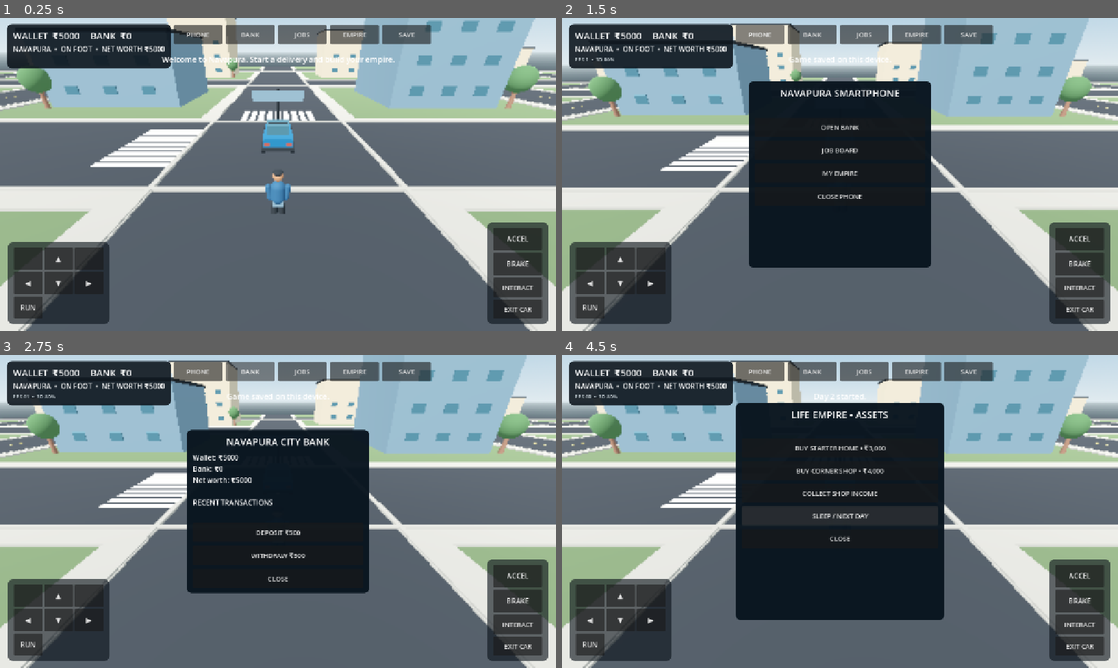
Above: before the commit, frames 1-4 (two rows, left to right).
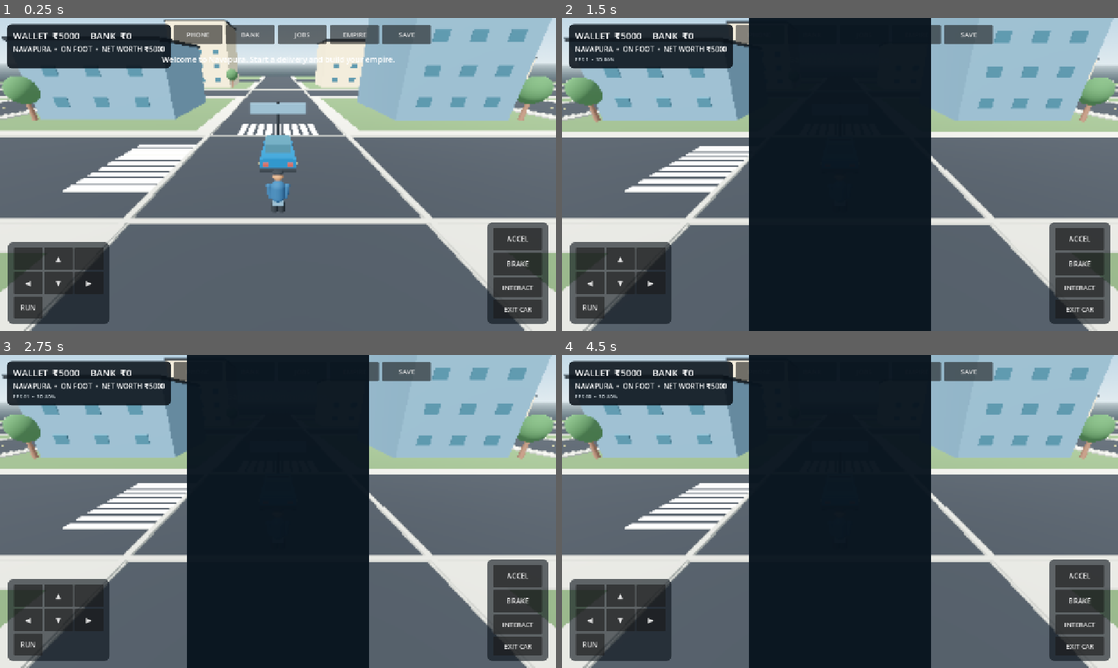
Above: after the commit, the same moments.

Repository: g82202773-coder/-blue-orbit-731
Game: Godot game, scene res://scenes/main.tscn
Same seed, same stepped clock (60 frames per second), same inputs: the game is played once before the commit and once after it.
Inputs (mouse positions are in pixels of both pictures, inside the frame that each line leads up to):
- Up to frame 1 (0.25 s): no input
- Up to frame 2 (1.5 s): click "SAVE" at 0.5 s; click "PHONE" at 1.25 s
- Up to frame 3 (2.75 s): click "BANK" at 2 s
- Up to frame 4 (4.5 s): click "JOBS" at 2.75 s; click "EMPIRE" at 3.5 s; click (840, 514) at 4.25 s, where only the run before the commit has a clickable "SLEEP / NEXT DAY"

The runs differ from the first frame. In frame 1, 31% of the frame differs, in the area x 0-100%, y 0-100%; in frame 2, 31%; in frame 3, 34%; in frame 4, 33%.
Error before the commit: Invalid access to property or key 'missions_completed' on a base object of type 'Node (game_state.gd)'. (res://scripts/main.gd:981)

Commit message:
Persist completed-mission progression and reward history

Diff:
--- a/scripts/game_state.gd
+++ b/scripts/game_state.gd
@@ -14,7 +14,8 @@
 var home_owned: bool = false
 var shop_owned: bool = false
 var uncollected_shop_income: int = 0
-var player_position: Vector3 = Vector3(0.0, 0.0, 8.0)
+var missions_completed: int = 0
+var player_position: Vector3 = Vector3(0.0, 0.0, 5.4)
 var transactions: Array[String] = []
 
 func _ready() -> void:
@@ -65,6 +66,13 @@
     add_transaction("%s +₹%d" % [reason, amount])
     save_game()
     toast_requested.emit("You earned ₹%d." % amount)
+
+func complete_mission(amount: int, mission_name: String) -> void:
+    if amount <= 0:
+        return
+    missions_completed += 1
+    earn(amount, "%s completed" % mission_name)
+    save_game()
 
 func buy_home() -> bool:
     if home_owned:
@@ -131,6 +139,7 @@
         "home_owned": home_owned,
         "shop_owned": shop_owned,
         "uncollected_shop_income": uncollected_shop_income,
+        "missions_completed": missions_completed,
         "player_x": player_position.x,
         "player_y": player_position.y,
         "player_z": player_position.z,
@@ -164,6 +173,7 @@
     home_owned = bool(parsed.get("home_owned", parsed.get("property_owned", false)))
     shop_owned = bool(parsed.get("shop_owned", parsed.get("business_owned", false)))
     uncollected_shop_income = maxi(0, int(parsed.get("uncollected_shop_income", parsed.get("business_cashflow", 0))))
+    missions_completed = maxi(0, int(parsed.get("missions_completed", 0)))
     player_position = Vector3(
         float(parsed.get("player_x", 0.0)),
         float(parsed.get("player_y", 0.0)),
